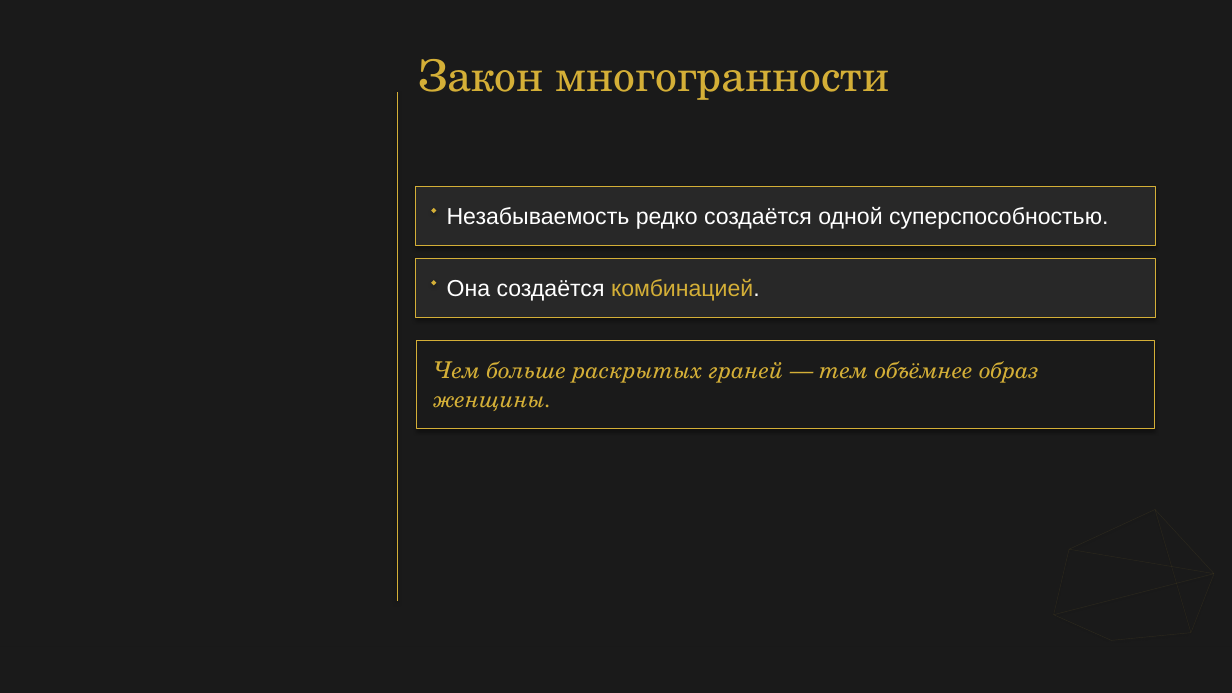
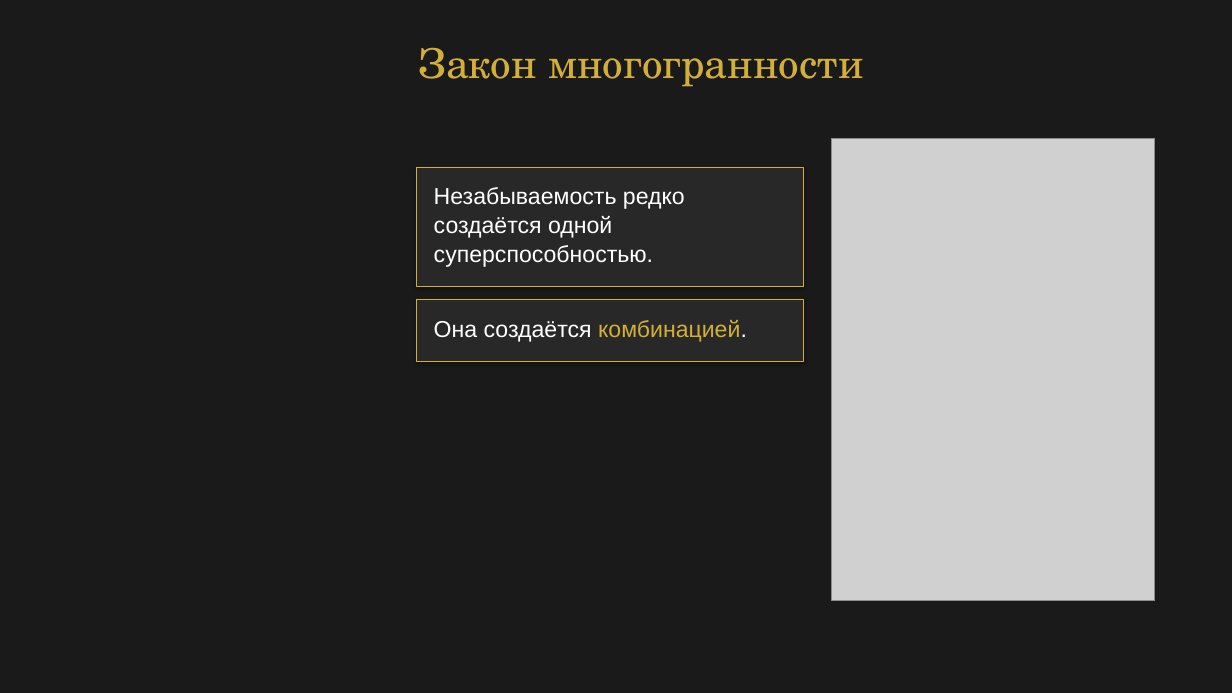
Before and after one commit to babylonofkommod-ai/-, a slide deck: slide 19 of Ваш Кристалл незабываемости.pptx (slide 13 before the commit). Drawn at 1232x693 pixels with LibreOffice and Linux fonts; fonts in the diff are those of the drawing; grey boxes stand for pictures. Boxes give left, top, right and bottom in pixels: in the first picture for what was removed or moved away, otherwise in the second. Text is boxed around its words. In the diff, an @@ line names an element or a change of style, - is before the commit and + after.

```diff
--- a/Ваш Кристалл незабываемости.pptx
+++ b/Ваш Кристалл незабываемости.pptx
@@ text "Закон многогранности": place and size @@
-text "Закон многогранности" at <box>418,59,890,100</box>
+text "Закон многогранности" at <box>418,47,863,87</box>
@@ text "Закон многогранности" at <box>418,47,863,87</box>: size 34 to 32 pt; line spacing 42.2pt to 39.7pt @@
@@ line removed from (397, 92) to (397, 601) @@
@@ picture added at <box>832,139,1155,601</box> @@
@@ rectangle: place and size @@
-rectangle at <box>416,186,1155,245</box>
+rectangle at <box>417,167,804,287</box>
@@ diamond removed at <box>432,208,437,213</box> @@
@@ text at <box>434,187,685,267</box>: text changed @@
-Незабываемость редко создаётся одной суперспособностью.
+Незабываемость редко
+создаётся одной
+суперспособностью.
@@ rectangle removed at <box>416,259,1155,318</box> @@
@@ rectangle added at <box>417,299,804,361</box>, fill #282828, outline #D4AF37 0.5 pt @@
@@ diamond removed at <box>432,280,437,286</box> @@
@@ text "Она создаётся комбинацией.": place and size @@
-text "Она создаётся комбинацией." at <box>447,279,760,301</box>
+text "Она создаётся комбинацией." at <box>434,320,747,342</box>
@@ rectangle removed at <box>417,341,1155,429</box> @@
@@ text removed at <box>434,361,1038,411</box> @@
-Чем больше раскрытых граней — тем объёмнее образ
-женщины.
@@ line removed from (1069, 549) to (1155, 509) @@
@@ line removed from (1155, 509) to (1214, 574) @@
@@ line removed from (1155, 509) to (1191, 633) @@
@@ line removed from (1054, 615) to (1069, 549) @@
@@ line removed from (1069, 549) to (1214, 574) @@
@@ line removed from (1214, 574) to (1054, 615) @@
```
Also in this commit, not shown: 12 other slides changed, 9 slides added, 3 slides removed, 9 other files.
